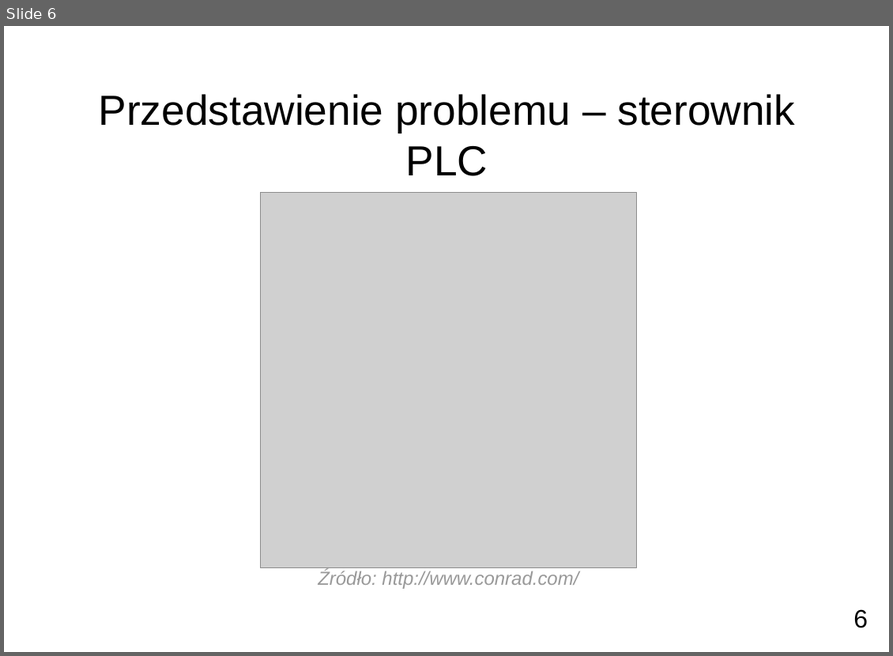
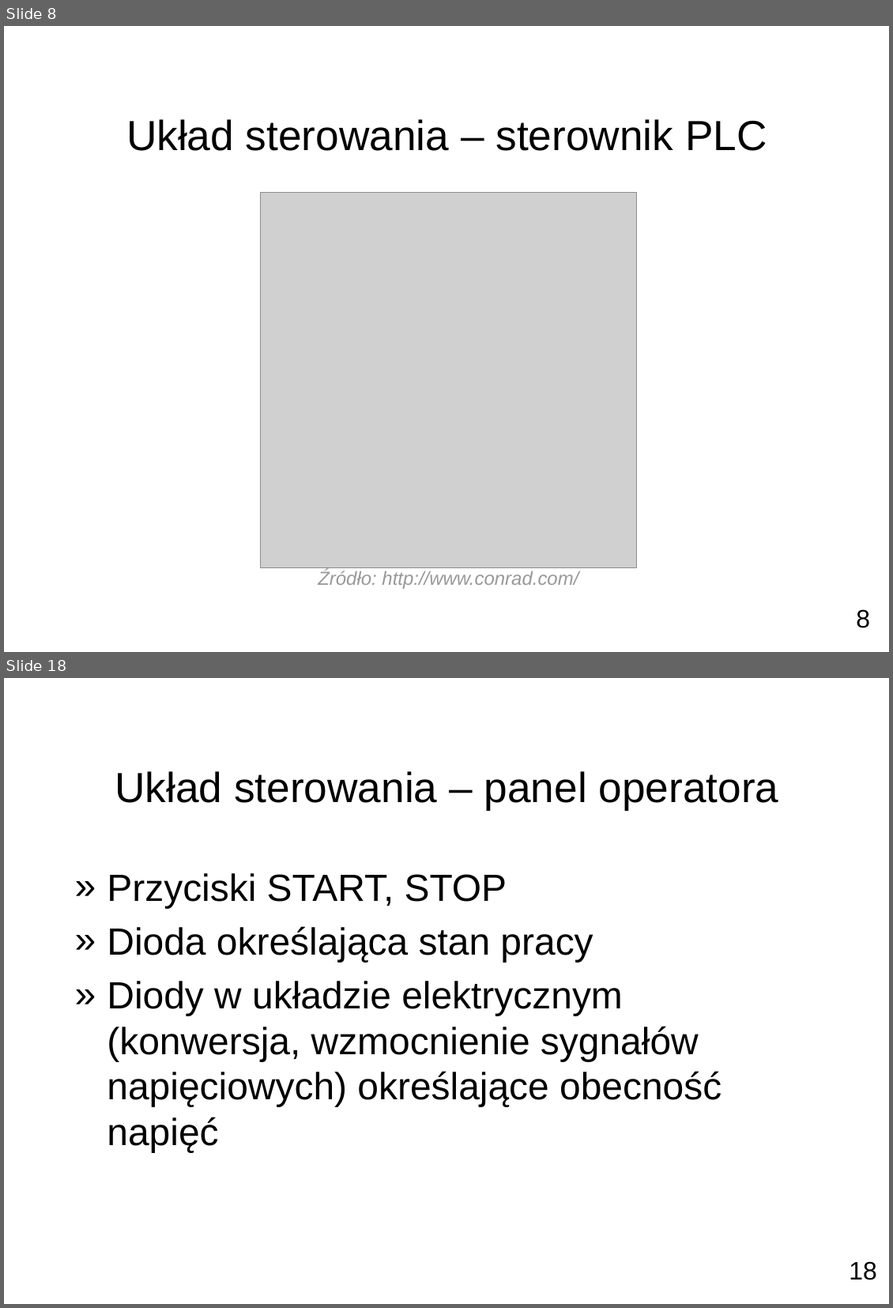
Before and after one commit to pbanaszkiewicz/msc-thesis, a slide deck: presentation/main.odp. Shown one above the other, each under a label of ours: slide 6 before the commit, slides 8 and 18 after it; the slides between them are not shown. The pictures are 893x656 and 893x1308 pixels, drawn with LibreOffice and Linux fonts; fonts in the diff are those of the drawing; grey boxes stand for pictures; background and template pictures are left out. Boxes give left, top, right and bottom in pixels: in the first picture for what was removed or moved away, otherwise in the second. Text is boxed around its words. In the diff, an @@ line names an element or a change of style, - is before the commit and + after.

```diff
--- a/presentation/main.odp
+++ b/presentation/main.odp
@@ slide 18 added at bbox=[4, 678, 889, 1304], background picture (left out) @@
@@ title added at bbox=[115, 771, 779, 811], 40 pt, text #000000 @@
+Układ sterowania – panel operatora
@@ text added at bbox=[107, 873, 721, 1152], 36 pt, text #000000 @@
+» Przyciski START, STOP
+» Dioda określająca stan pracy
+» Diody w układzie elektrycznym (konwersja, wzmocnienie sygnałów napięciowych) określające obecność napięć
@@ page number added at bbox=[849, 1261, 877, 1280], 24 pt, text #000000 @@
+18
@@ what was slide 6 is now slide 8 @@
@@ slide 8 changed as well @@
@@ title at bbox=[126, 119, 767, 151]: text changed @@
-Przedstawienie problemu – sterownik PLC
+Układ sterowania – sterownik PLC
@@ page number removed at bbox=[853, 609, 867, 628] @@
-6
@@ page number added at bbox=[856, 609, 870, 628], 24 pt, text #000000 @@
+8
```
Also in this commit, not shown: 5 other slides changed, 25 other slides added, 1 slide removed, 32 other files.
